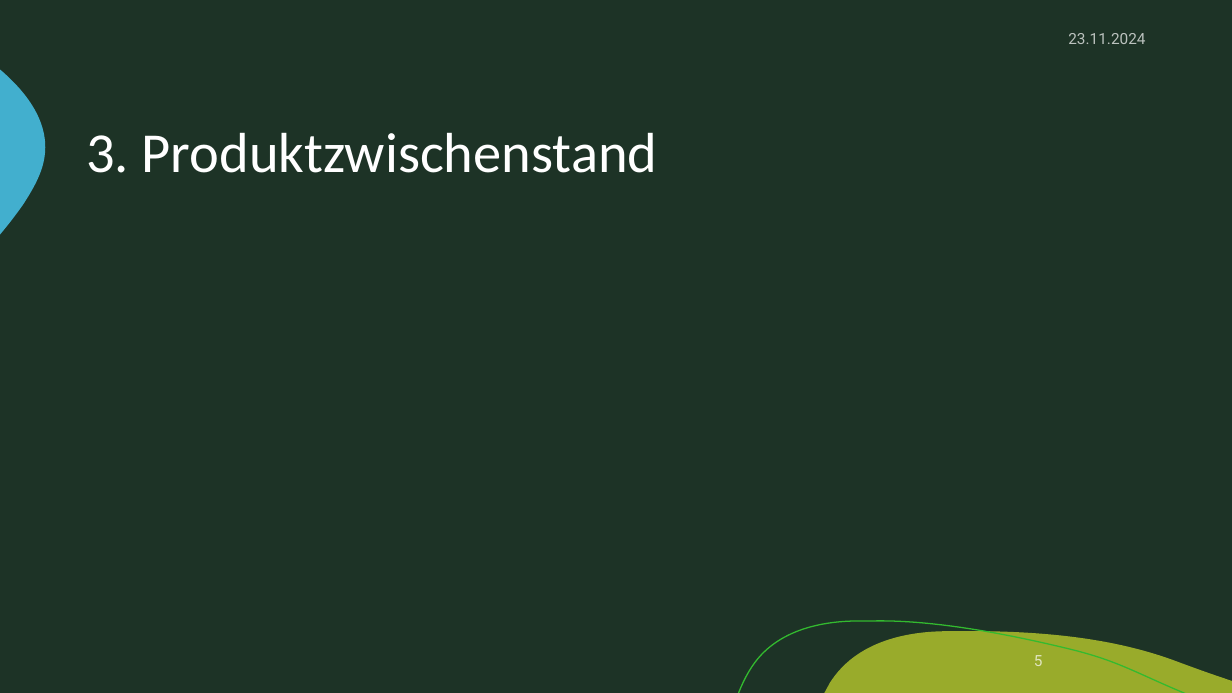
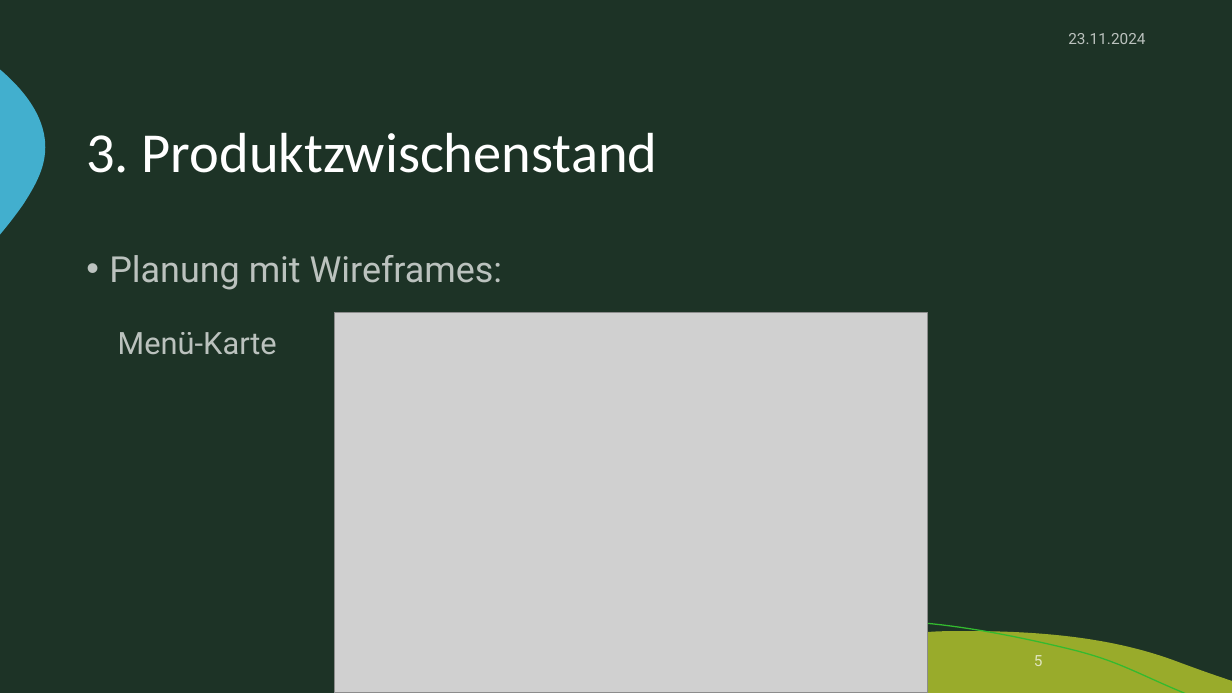
Before and after one commit to zIExpantion/ZumGelbenBach, a slide deck: slide 5 of Dokumente/Sprint-Backlog/Sprint-Backlog1.pptx. Drawn at 1232x693 pixels with LibreOffice and Linux fonts; fonts in the diff are those of the drawing; grey boxes stand for pictures; background and template pictures are left out. Boxes give left, top, right and bottom in pixels: in the first picture for what was removed or moved away, otherwise in the second. Text is boxed around its words. In the diff, an @@ line names an element or a change of style, - is before the commit and + after.

```diff
--- a/Dokumente/Sprint-Backlog/Sprint-Backlog1.pptx
+++ b/Dokumente/Sprint-Backlog/Sprint-Backlog1.pptx
@@ text added at (109,255,503,290), 28 pt, text #FFFFFF at 70% opacity @@
+• Planung mit Wireframes:
@@ picture added at (335,312,928,693) @@
@@ text added at (117,332,276,355), 24 pt, text #FFFFFF at 70% opacity @@
+Menü-Karte
```
Also in this commit, not shown: 2 slides added.
